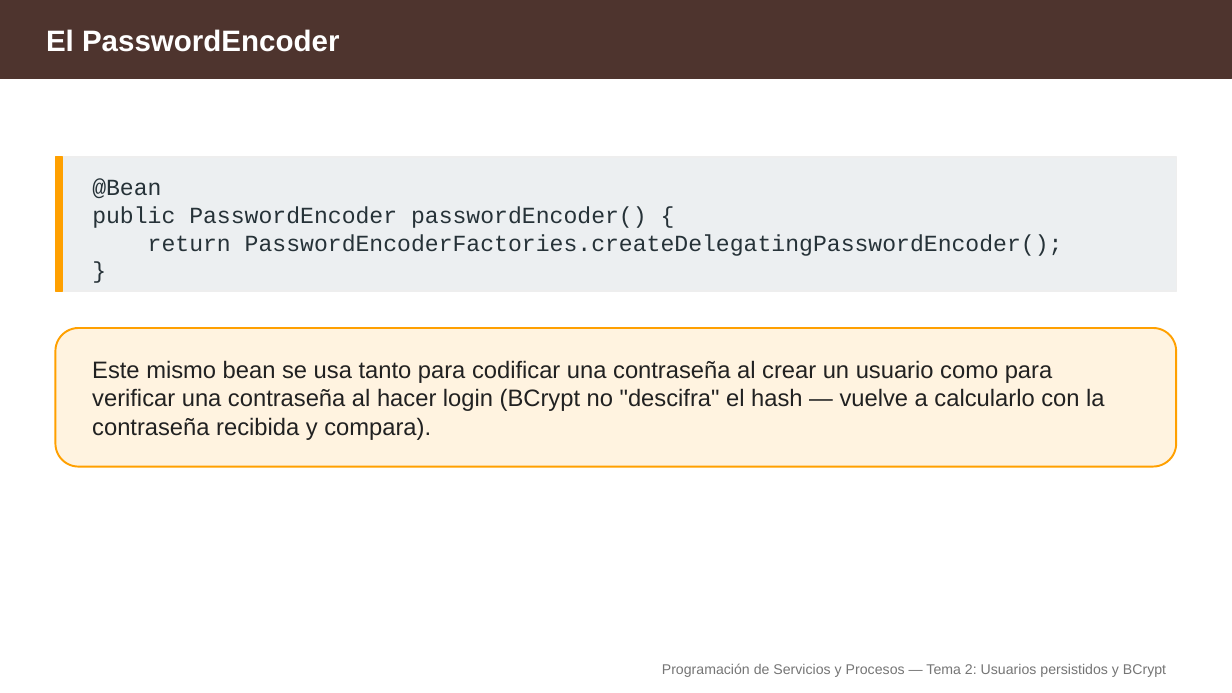
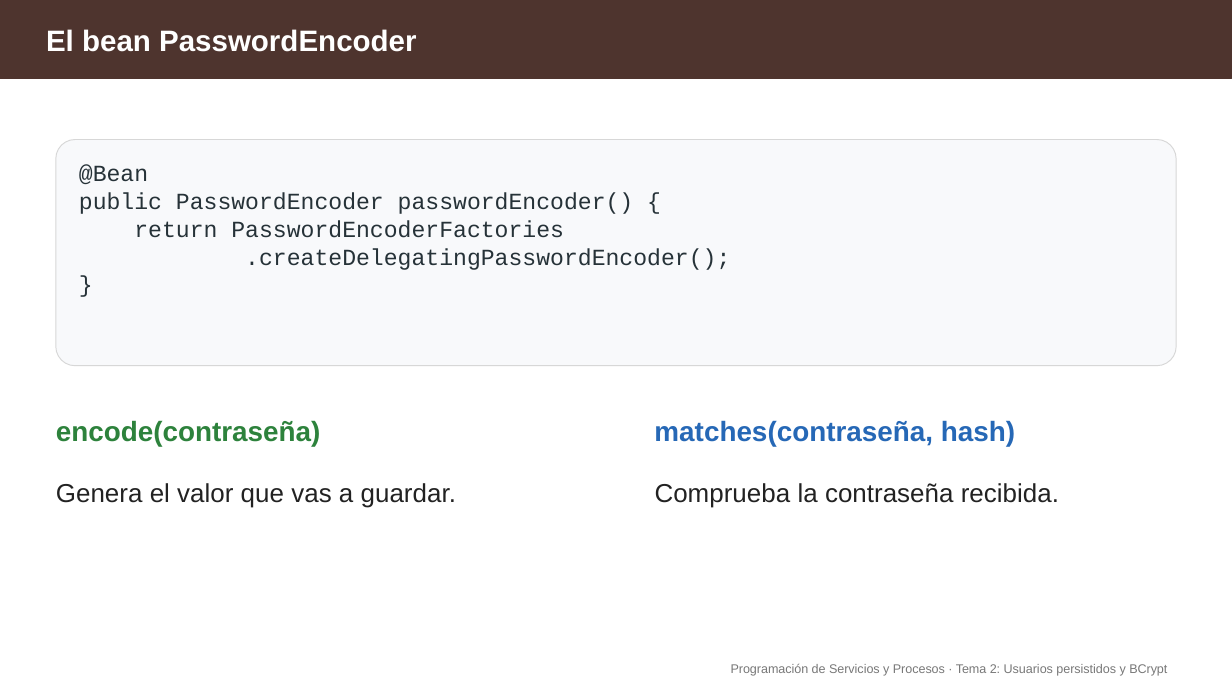
Before and after one commit to aitorventura/programacion-servicios-procesos, a slide deck: slide 8 of docs/tema2/diapositivas/usuarios-persistidos-bcrypt.pptx (slide 11 before the commit). Drawn at 1232x693 pixels with LibreOffice and Linux fonts; fonts in the diff are those of the drawing. Boxes give left, top, right and bottom in pixels: in the first picture for what was removed or moved away, otherwise in the second. Text is boxed around its words. In the diff, an @@ line names an element or a change of style, - is before the commit and + after.

Commit message:
imagenes tema2

```diff
--- a/docs/tema2/diapositivas/usuarios-persistidos-bcrypt.pptx
+++ b/docs/tema2/diapositivas/usuarios-persistidos-bcrypt.pptx
@@ text at (x1=46, y1=29, x2=416, y2=52): text changed @@
-El PasswordEncoder
+El bean PasswordEncoder
@@ rounded rectangle resized from (x1=55, y1=157, x2=1177, y2=291) to (x1=55, y1=140, x2=1176, y2=366) @@
@@ rounded rectangle at (x1=55, y1=140, x2=1176, y2=366): rectangle to rounded rectangle; fill #ECEFF1 to #F8F9FB; outline #EEEEEE 1 pt to #D7D7D7 0.75 pt @@
@@ rectangle removed at (x1=55, y1=157, x2=63, y2=291) @@
@@ text "@Bean" moved from (x1=92, y1=179, x2=1063, y2=256) to (x1=79, y1=165, x2=730, y2=270) @@
@@ text at (x1=134, y1=220, x2=730, y2=270): text changed @@
-return PasswordEncoderFactories.createDelegatingPasswordEncoder();
+return PasswordEncoderFactories
+.createDelegatingPasswordEncoder();
@@ rounded rectangle removed at (x1=55, y1=328, x2=1177, y2=467) @@
@@ text "matches(contraseña, hash)" at (x1=654, y1=420, x2=1015, y2=447): vertical alignment middle to top @@
@@ text added at (x1=56, y1=420, x2=321, y2=447), 21.8 pt, text #2D823C, bold @@
+encode(contraseña)
@@ text at (x1=654, y1=420, x2=1015, y2=447): text changed; size 18.5 to 21.8 pt; text colour #212121 to #2668B6; bold on @@
-Este mismo bean se usa tanto para codificar una contraseña al crear un usuario como para verificar una contraseña al hacer login (BCrypt no "descifra" el hash — vuelve a calcularlo con la contraseña recibida y compara).
+matches(contraseña, hash)
@@ text added at (x1=56, y1=483, x2=456, y2=508), 20.2 pt, text #222222 @@
+Genera el valor que vas a guardar.
@@ text added at (x1=655, y1=483, x2=1059, y2=508), 20.2 pt, text #222222 @@
+Comprueba la contraseña recibida.
@@ text at (x1=731, y1=664, x2=1167, y2=676): text changed; size 11 to 9.8 pt; text colour #757575 to #787878 @@
-Programación de Servicios y Procesos — Tema 2: Usuarios persistidos y BCrypt
+Programación de Servicios y Procesos · Tema 2: Usuarios persistidos y BCrypt
```
Also in this commit, not shown: 13 other slides changed, 8 slides added, 14 slides removed, 16 other files.
